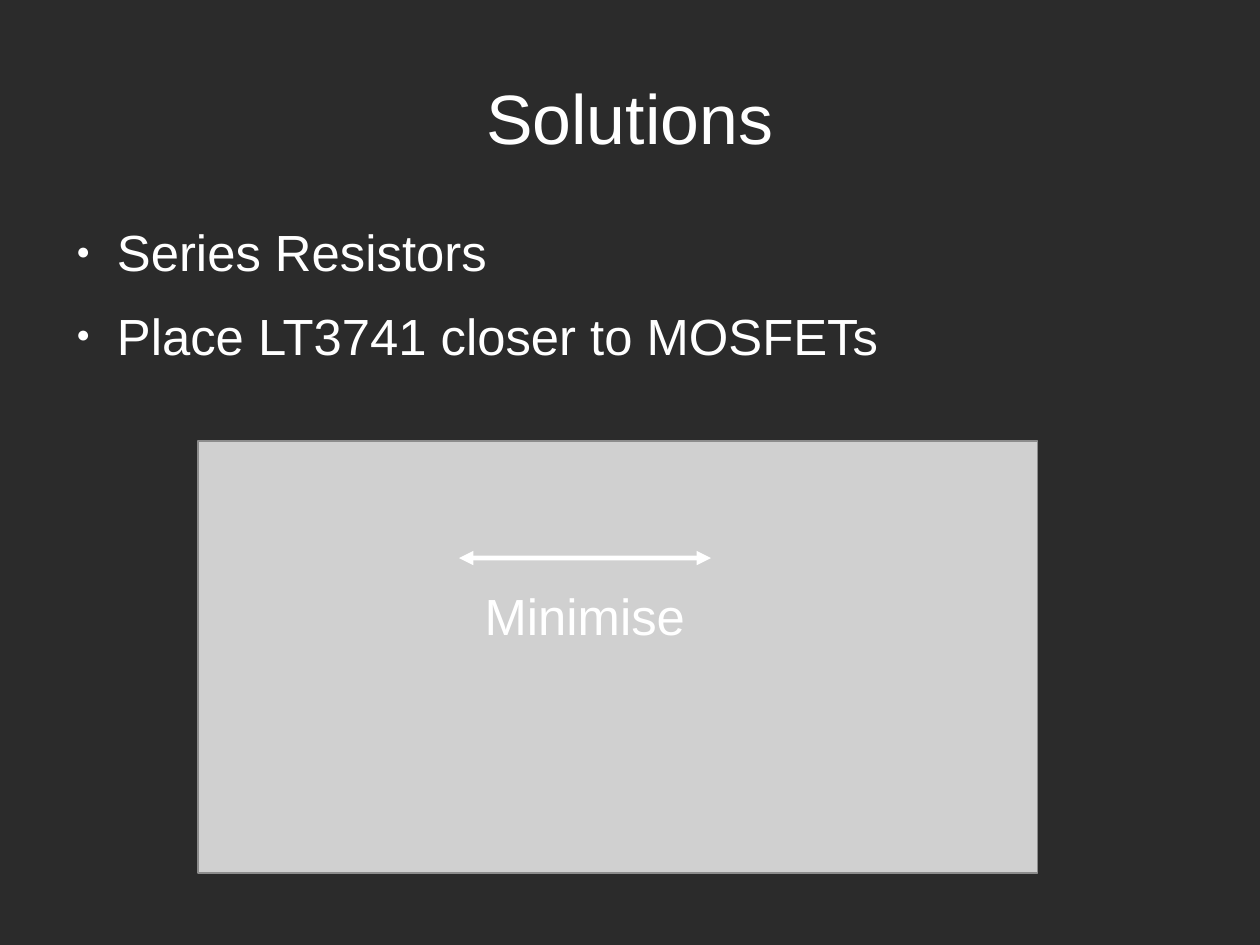
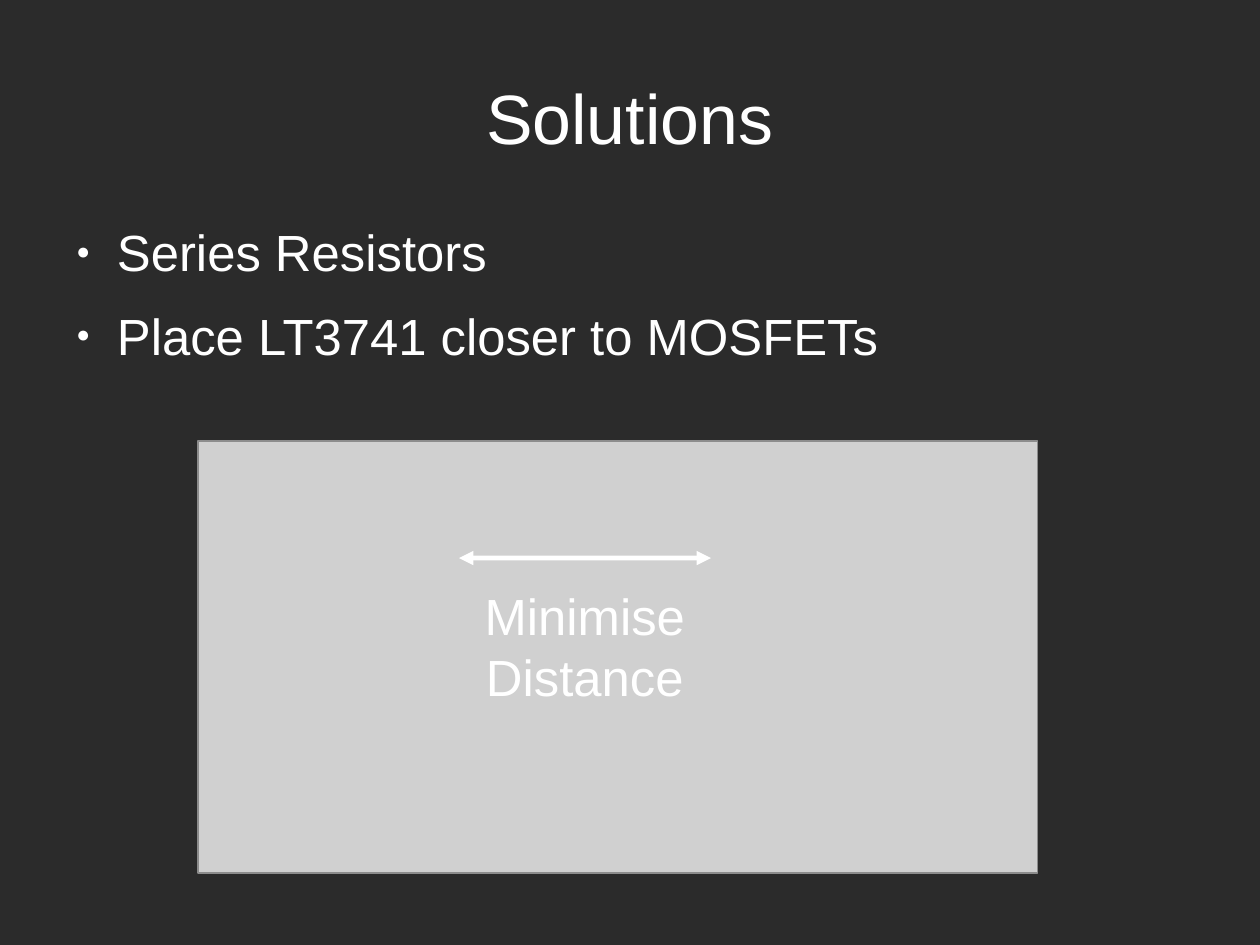
Before and after one commit to TheComet/bat6, a slide deck: slide 12 of doc/presentation/libreoffice/presentation.odp. Drawn at 1260x945 pixels with LibreOffice and Linux fonts; fonts in the diff are those of the drawing; grey boxes stand for pictures; background and template pictures are left out; a plain dark background stands for a picture behind light text. Boxes give left, top, right and bottom in pixels: in the first picture for what was removed or moved away, otherwise in the second. Text is boxed around its words. In the diff, an @@ line names an element or a change of style, - is before the commit and + after.

```diff
--- a/doc/presentation/libreoffice/presentation.odp
+++ b/doc/presentation/libreoffice/presentation.odp
@@ text in line at <box>486,660,684,696</box>: paragraph added @@
+Distance
```
Also in this commit, not shown: 2 other slides changed.
